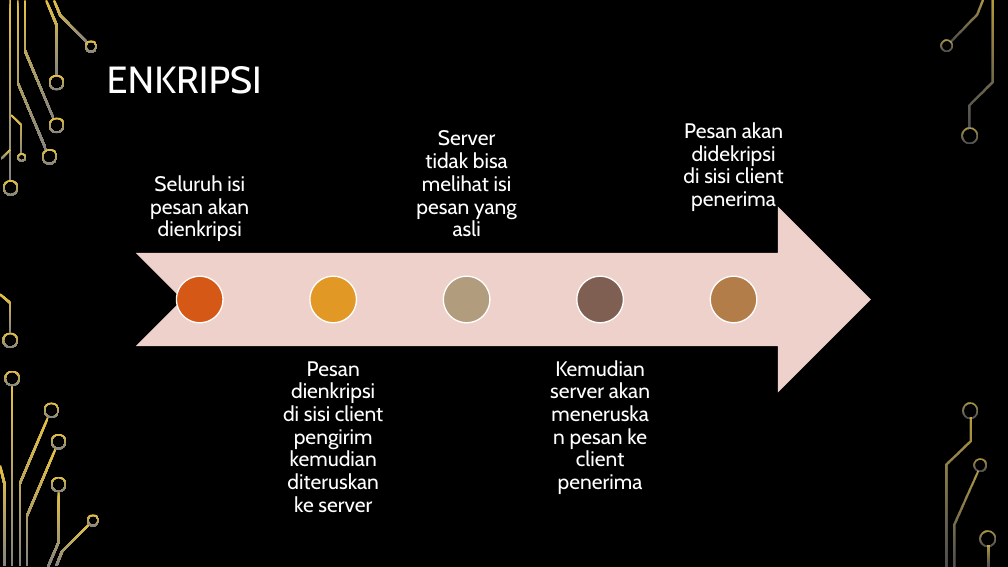
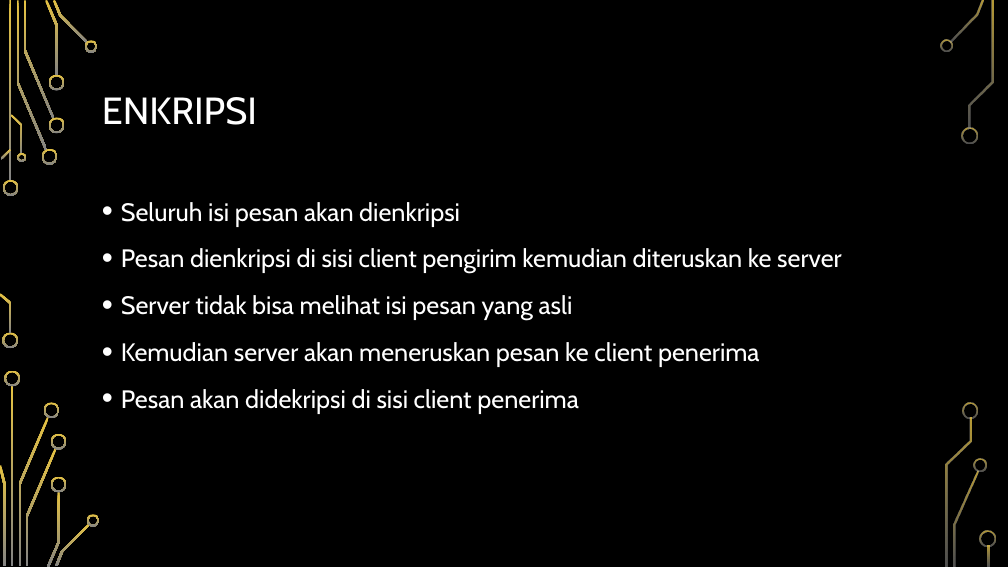
Before and after one commit to ericivander/kijchat, a slide deck: slide 3 of Related Document/kijChatSecure.pptx. Drawn at 1008x567 pixels with LibreOffice and Linux fonts; fonts in the diff are those of the drawing; background and template pictures are left out. Boxes give left, top, right and bottom in pixels: in the first picture for what was removed or moved away, otherwise in the second. Text is boxed around its words. In the diff, an @@ line names an element or a change of style, - is before the commit and + after.

```diff
--- a/Related Document/kijChatSecure.pptx
+++ b/Related Document/kijChatSecure.pptx
@@ title "ENKRIPSI": place and size @@
-title "ENKRIPSI" at (107,66,262,94)
+title "ENKRIPSI" at (102,97,257,125)
@@ text added at (121,202,842,414), 24 pt, text #FFFFFF @@
+• Seluruh isi pesan akan dienkripsi
+• Pesan dienkripsi di sisi client pengirim kemudian diteruskan ke server
+• Server tidak bisa melihat isi pesan yang asli
+• Kemudian server akan meneruskan pesan ke client penerima
+• Pesan akan didekripsi di sisi client penerima
@@ group removed at (136,122,871,513): 5 texts, 5 ellipses, 1 notched right arrow @@
-Seluruh isi pesan akan dienkripsi
-Pesan dienkripsi di sisi client pengirim kemudian diteruskan ke server
-Server tidak bisa melihat isi pesan yang asli
-Kemudian server akan meneruskan pesan ke client penerima
-Pesan akan didekripsi di sisi client penerima
```
Also in this commit, not shown: 3 other slides changed.
